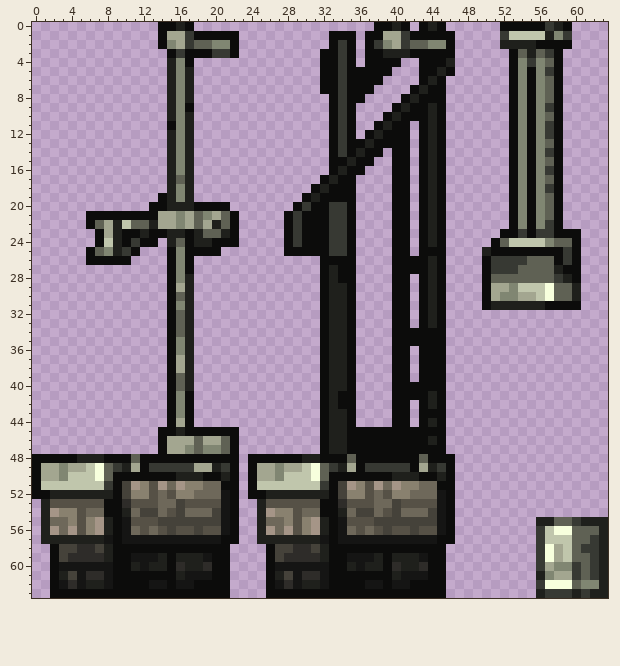
Two states of a pixel-art sprite, content/Entities/Structures/Industry/PowerHammer/power_hammer.00.png. The picture above is the old version.
The file is 64x64 pixels. Colours within 5 levels of each other are drawn and written as one.
Once edited:
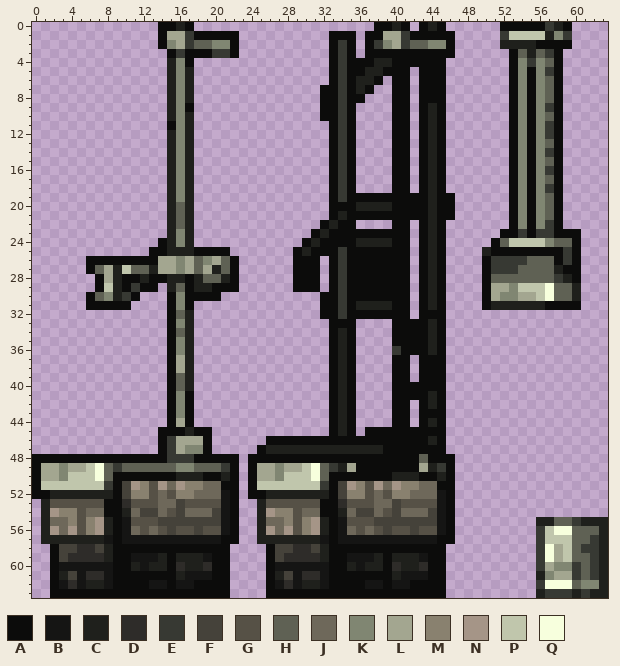
Palette (. is transparent): A #0c0c0b  B #151514  C #1f201c  D #2e2c29  E #373933  F #45423a  G #565146  H #5f6154  J #6e685a  K #808672  L #a3a690  M #89816f  N #a59587  P #c0c6ac  Q #f7ffdd
From old to new:
@@ x 0..63 @@
  2 ..............AKLEHHKKA..........AEA.AEKLEHHKKA.....CCCCAAAA....
- 3 ...............AEAAAEEA.........AAEA.AACCCAAAAA......AHCHEA.....
- 4 ...............CKA..............AAEA.AAAA..AAAC......AKEKHA.....
- 5 ...............CKC..............AAEAAAAA...AACA......AKAKEA.....
- 6 ...............CKC..............AAEAAAA....ACA.......AKAKHA.....
- 7 ...............CKC..............AAEAAA....ACAA.......AKAKHA.....
- 8 ...............CKC...............AEAA....ACAAA.......AKAKHA.....
- 9 ...............CKA...............AEA....ACAACA.......AKAKEA.....
-10 ...............CKC...............AEA...ACAAACA.......AKAKHA.....
-11 ...............AKC...............AEA..ACAA.ACA.......AKAKEA.....
-12 ...............CKC...............AEA.ACAAA.ACA.......AKAKEA.....
-13 ...............CKC...............AEAACAAAA.ACA.......AKAKHA.....
-14 ...............CKC...............AEACAA.AA.ACA.......AKAKEA.....
-15 ...............CKC...............AACAA..AA.ACA.......AKAKHA.....
-16 ...............CKC...............ACAA...AA.ACA.......AKAKEA.....
-17 ...............CHC..............ACAA....AA.ACA.......AKAKHA.....
-18 ...............CKC.............ACAAA....AA.ACA.......AKAKEA.....
-19 ..............ACKC............ACAAAA....AA.ACA.......AKAKHA.....
-20 .............AACCCAAAA.......AEAAEEA....AA.ACA.......AKAKHA.....
-21 ......AAAAAAAALLKLHKLHA.....AEAAAEEA....AA.ACA.......AKAKHA.....
-22 ......AHLCPHHCLLKLHLCHA.....AEAAAEEA....AA.ACA.......AKAKEA.....
-23 .......ALCAACAACCACHHCA.....AEAAAEEA....AA.ACA......AAEAEEAAA...
-24 .......APCAEAA.CHACCAAA.....AEAAAEEA....AA.ACA.....AHPPPPKHHA...
-25 ......AHKCEA...AKAAAA.......AAAAAEEA....AA.AAA....CAAAAAAAAEA...
-26 ......AAAAA....AKA..............AAAA....AAAACA....AEEEEHHHAEA...
-27 ...............AKA..............ACAA....AAAACA....AEEEHHHHCAA...
-28 ...............AKC..............ACAA....AA.ACA....AHHHHHHHECA...
-29 ...............ALC..............ACCA....AA.ACA....ALLKPPPQHHC...
-30 ...............AHC..............ACCA....AA.ACA....ALKKLLPQHHC...
-31 ...............AKC..............ACCA....AA.ACA....ACCCCCCAAAA...
-32 ...............AHC..............ACCA....AA.ACA..................
-33 ...............AHC..............ACCA....AA.ACA..................
-34 ...............AHC..............ACCA....AAAAAA..................
-35 ...............AKC..............ACCA....AAAAAA..................
-36 ...............AKC..............ACCA....AA.AAA..................
-37 ...............ALC..............ACCA....AA.AAA..................
-38 ...............ALC..............ACCA....AA.AAA..................
-39 ...............AHC..............ACCA....AA.AAA..................
-40 ...............AHC..............ACCA....AAAAAA..................
-41 ...............AKA..............ACAA....AAAACA..................
-42 ...............AKA..............ACAA....AA.ACA..................
-43 ...............AKA..............ACCA....AA.AAA..................
-44 ...............ALA..............ACCA....AA.ACA..................
-45 ..............AACAAAAAA.........ACCAAAAAAAAAAA..................
-46 ..............ALLLHLLHA.........ACCAAAAAAAAACA..................
-47 ..............ALLKHKKHA.........ACCAAAAAAAAAAA..................
-48 AAAAACCCAAAHAAAAAAAAAAA.AAAAAACCAAAHAAAAAAAHAAA.................
-49 ALLKLLPQHECLAEEEEELLCEA.ALLKLLPQHECLAEEEEEALCEA.................
+ 3 ...............AEAAAEEA..........AEA.AAAAAAAAAA......AHCHEA.....
+ 4 ...............CKA...............AEAAACCAAAAAA.......AKEKHA.....
+ 5 ...............CKC...............AEAACCAAA.AAA.......AKAKEA.....
+ 6 ...............CKC...............AEACCA.AA.AAA.......AKAKHA.....
+ 7 ...............CKC..............AAEACA..AA.AAA.......AKAKHA.....
+ 8 ...............CKC..............AAEAA...AA.AAA.......AKAKHA.....
+ 9 ...............CKA..............AAEA....AA.ACA.......AKAKEA.....
+10 ...............CKC..............AAEA....AA.ACA.......AKAKHA.....
+11 ...............AKC...............AEA....AA.ACA.......AKAKEA.....
+12 ...............CKC...............AEA....AA.ACA.......AKAKEA.....
+13 ...............CKC...............AEA....AA.ACA.......AKAKHA.....
+14 ...............CKC...............AEA....AA.ACA.......AKAKEA.....
+15 ...............CKC...............AEA....AA.ACA.......AKAKHA.....
+16 ...............CKC...............AEA....AA.ACA.......AKAKEA.....
+17 ...............CKC...............AEA....AA.ACA.......AKAKHA.....
+18 ...............CKC...............AEA....AA.ACA.......AKAKEA.....
+19 ...............CKC...............AEAAAAAAAAACAA......AKAKHA.....
+20 ...............CHC...............AAACCCCAAAACAA......AKAKHA.....
+21 ...............CHC...............ACAAAAAAAAACAA......AKAKHA.....
+22 ...............CHC..............ACAA....AA.ACA.......AKAKEA.....
+23 ...............CKC.............ACAAAAAAAAA.ACA......AAEAEEAAA...
+24 ..............ACKC............ACAAAACCCCAA.ACA.....AHPPPPKHHA...
+25 .............AACCCAAAA.......ACAAAEAAAAAAA.ACA....CAAAAAAAAEA...
+26 ......AAAAAAAALLKLHKLHA......AAA.AEAAAAAAA.ACA....AEEEEHHHAEA...
+27 ......AHLCPHHCLLKLHLCHA......AAA.AEAAAAAAA.ACA....AEEEHHHHCAA...
+28 .......ALCAACAACCACHHCA......AAA.AEAAAAAAA.ACA....AHHHHHHHECA...
+29 .......APCAEAA.CHACCAAA......AAA.AEAAAAAAA.ACA....ALLKPPPQHHC...
+30 ......AHKCEA...AKAAAA...........AAEAAAAAAA.ACA....ALKKLLPQHHC...
+31 ......AAAAA....AKA..............AAEACCCCAA.ACA....ACCCCCCAAAA...
+32 ...............AHC..............AAEAAAAAAA.AAA..................
+33 ...............AKC...............AAA....AAAACA..................
+34 ...............AHC...............ACA....AAAACA..................
+35 ...............AKC...............ACA....AAAACA..................
+36 ...............AKC...............ACA....EAAACA..................
+37 ...............ALC...............ACA....AA.AAA..................
+38 ...............ALC...............ACA....AA.AAA..................
+39 ...............AHC...............ACA....AA.AAA..................
+40 ...............AHC...............ACA....AAAAAA..................
+41 ...............AKA...............ACA....AAAACA..................
+42 ...............AKA...............ACA....AA.ACA..................
+43 ...............AKA...............ACA....AA.AAA..................
+44 ...............ALA...............ACA....AA.ACA..................
+45 ..............AAACAA.............ACA.AAAAAAAAA..................
+46 ..............AELLLA......AAAAAAAAAAAAAAAAAACA..................
+47 ..............AELKKA.....ACCCCCCCCCCCCCAAAAAAA..................
+48 AAAAAAAAAAAAAAAEEEAAAAA.AAAAAAAAAAAAAAAAAAAHAAA.................
+49 ALLKLLPQHEHHHHHHKKHHHEA.ALLKLLPQHECLAAAAAAALCEA.................
 50 ALLKPPPQHAAAAAAACCCAACA.ALLKPPPQHAAAAAAACCCAACA.................
Pixel boxes of the changes (left, top, right, bottom) in both pictures:
changed: (77, 49, 455, 472)
